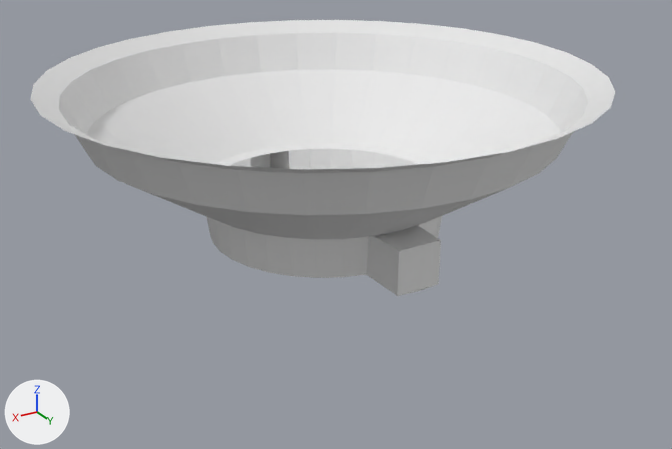
The Blender file Washed Up Wizard/Assets/Models/Environment/circus stage.blend, before and after one commit.
Camera for both pictures: a 50 mm camera at (22.4, 43.0, 21.8) aimed at (-1.4, 3.5, 2.1). The lights are fixed; the arrows at lower left show +X, +Y and +Z.
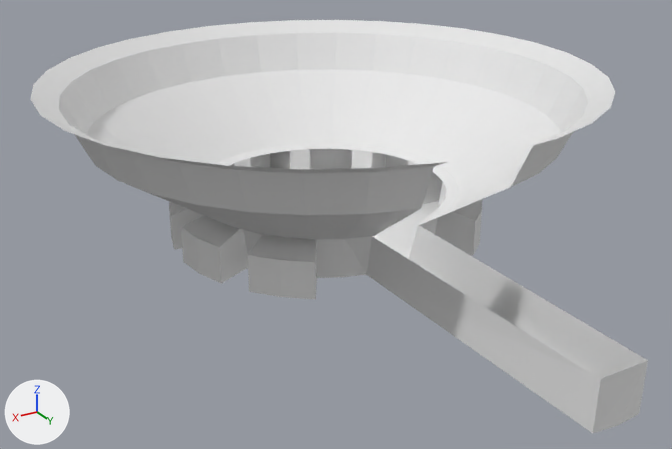
Commit message: even more fixes

Changed parts and their boxes (x1, y1, x2, y2) in the pictures (672 x 449 px):
'Circle', reshaped (49% taller)
    before: (31, 20, 615, 296)
    after: (31, 20, 648, 433)
part 1 of me_circle, built on
    before: (206, 142, 544, 296)
    after: (169, 143, 648, 433)

Diff of the bpy script that builds the scene:
```diff
--- a/Washed Up Wizard/Assets/Models/Environment/circus stage.blend.py
+++ b/Washed Up Wizard/Assets/Models/Environment/circus stage.blend.py
@@ me_circle @@
 # used by ob_circle; location = (-3.03, -0.6, 0.88)
-me_circle.from_pydata(...)  # 206 vertices, 169 faces; spans x -15.5..15.5, y -15.5..15.5, z -0.8..8.3
+me_circle.from_pydata(...)  # 256 vertices, 204 faces; spans x -15.5..15.5, y -15.5..23.0, z -0.8..8.3
+# me_circle part 1
+# 14 vertices are removed from x -1.4..1.4, y 6.9..15.5, z -0.8..8.3
+# 34 faces are deleted
+# 1 vertex moves from x -1.4, y -6.9, z 1.7 to x -1.4, y -6.8, z 1.7
+# 35 vertices are added at x -9.0..9.0, y -8.1..22.9, z -0.8..1.7
+# 5 new vertices lie (0.0, 16.3, 0.0) away from vertices in x -1.3..1.3, y 6.6..6.7, z -0.8
+# 24 new vertices lie (0.0, 0.0, 2.0) away from vertices in x -9.0..9.0, y -8.1..7.6, z -0.8
+# 69 new faces join them
```
